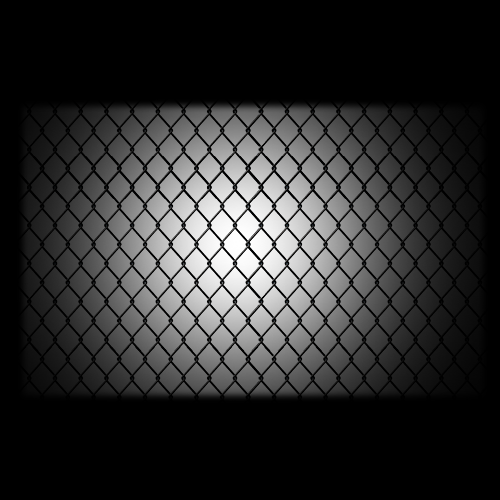
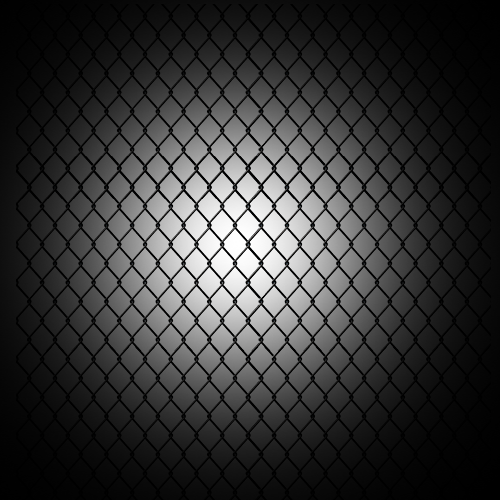
Layer changes from the first w=500, h=500 image to the second:
removed group "Windows" (2 layers) (was multiply) over [0,0,500,500]
removed layer "Layer 1" from group "Windows" over [16,99,490,403]
removed layer "Background copy" from group "Windows" over [0,0,500,500]
